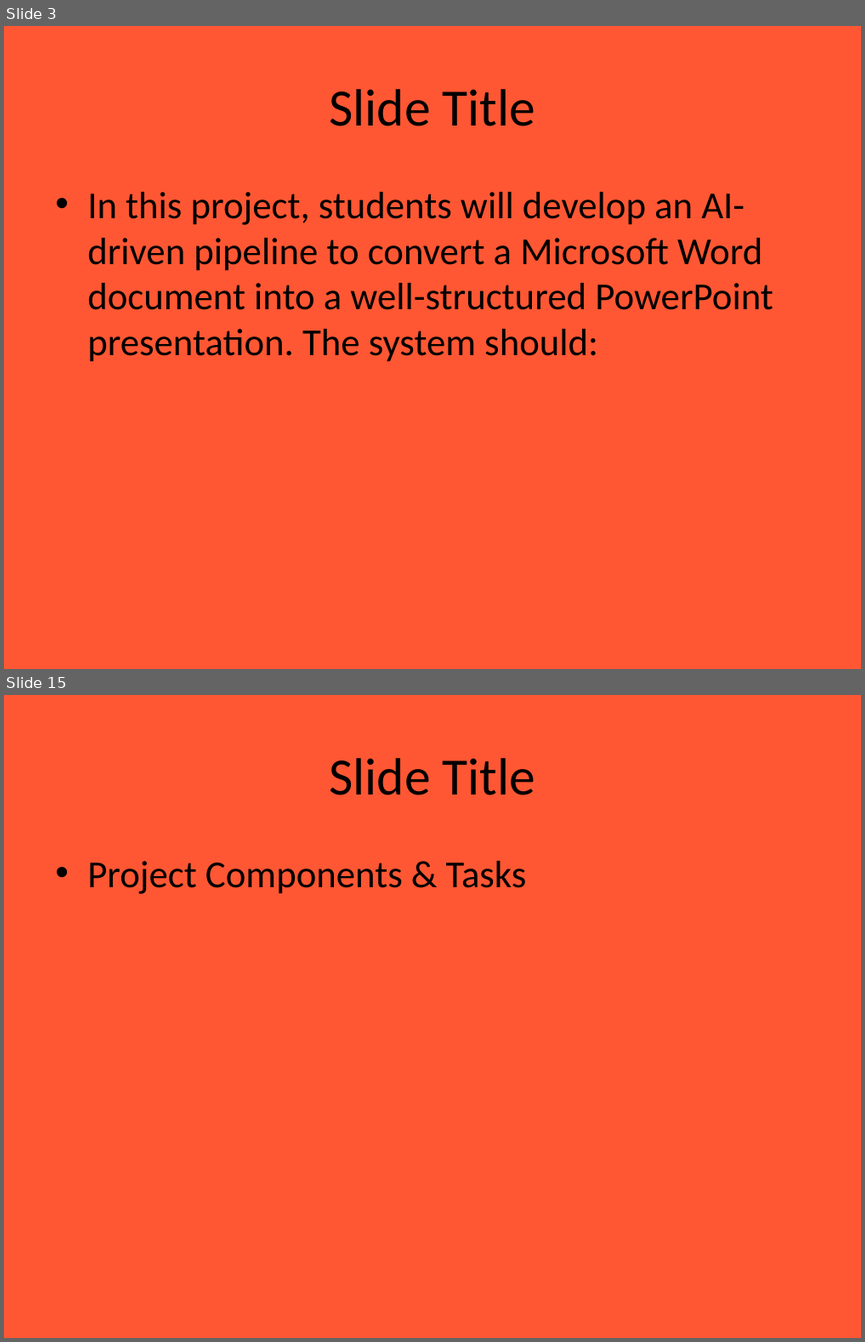
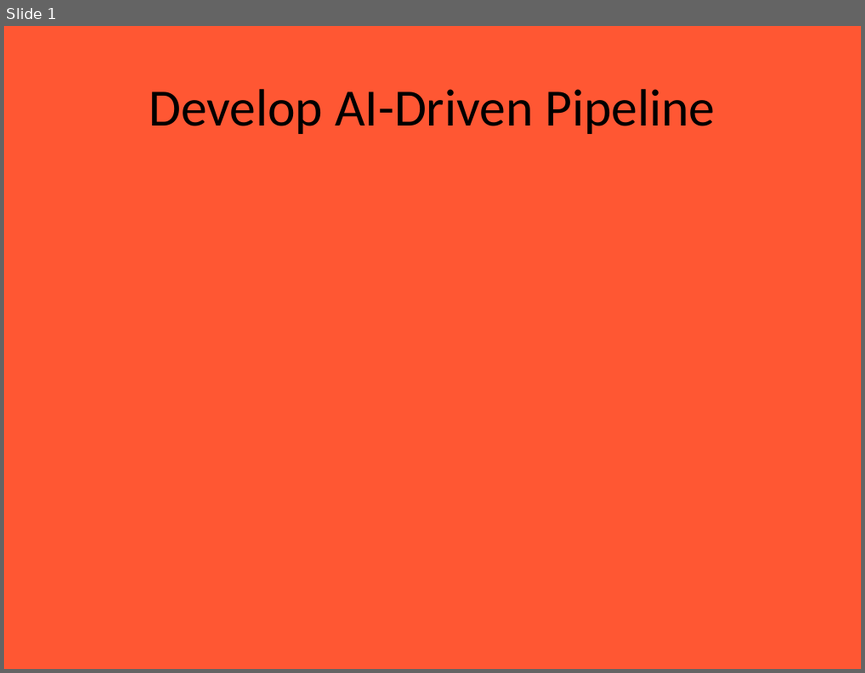
Before and after one commit to Chanyen20/slideCraft, a slide deck: server/uploads/SmartSlideGen.pptx. Shown one above the other, each under a label of ours: slides 3 and 15 before the commit, slide 1 after it; the slides between them are not shown. The pictures are 865x1342 and 865x673 pixels, drawn with LibreOffice and Linux fonts; fonts in the diff are those of the drawing. Boxes give left, top, right and bottom in pixels: in the first picture for what was removed or moved away, otherwise in the second. Text is boxed around its words. In the diff, an @@ line names an element or a change of style, - is before the commit and + after.

```diff
--- a/server/uploads/SmartSlideGen.pptx
+++ b/server/uploads/SmartSlideGen.pptx
@@ slide 15 removed at box(4, 695, 861, 1338), background #FF5733 @@
@@ title removed at box(329, 758, 535, 795) @@
-Slide Title
@@ text removed at box(87, 861, 527, 894) @@
-• Project Components & Tasks
@@ what was slide 3 is now slide 1 @@
@@ slide 1 changed as well @@
@@ title at box(148, 89, 715, 134): text changed @@
-Slide Title
+Develop AI-Driven Pipeline
@@ text removed at box(87, 192, 773, 362) @@
-• In this project, students will develop an AI-driven pipeline to convert a Microsoft Word document into a well-structured PowerPoint presentation. The system should:
```
Also in this commit, not shown: 1 other slide changed, 4 slides added, 39 other slides removed, 2 other files.
